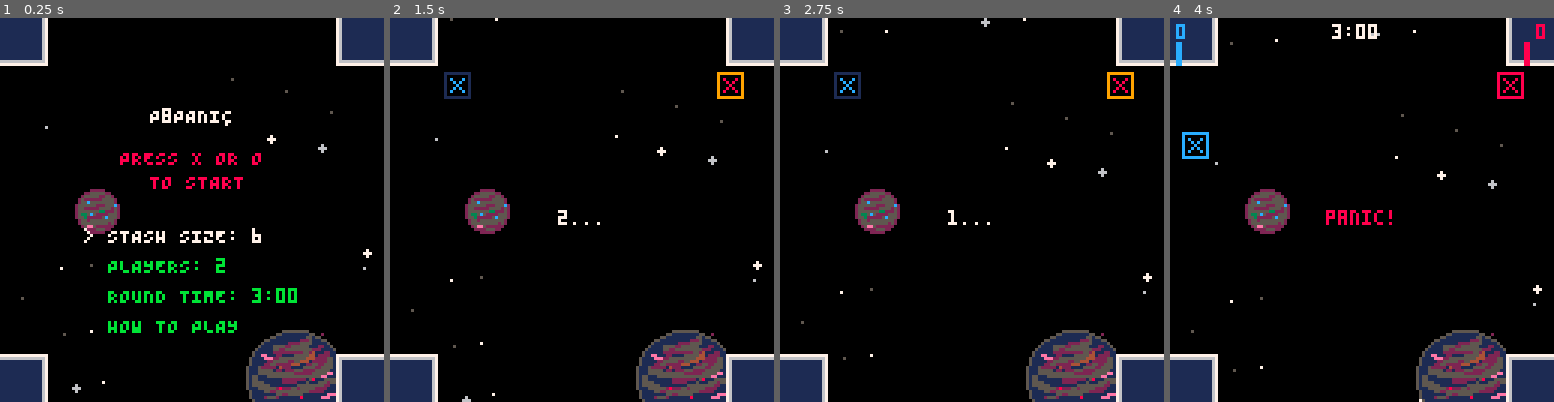
Above: before the commit, frames 1-4 (left to right).
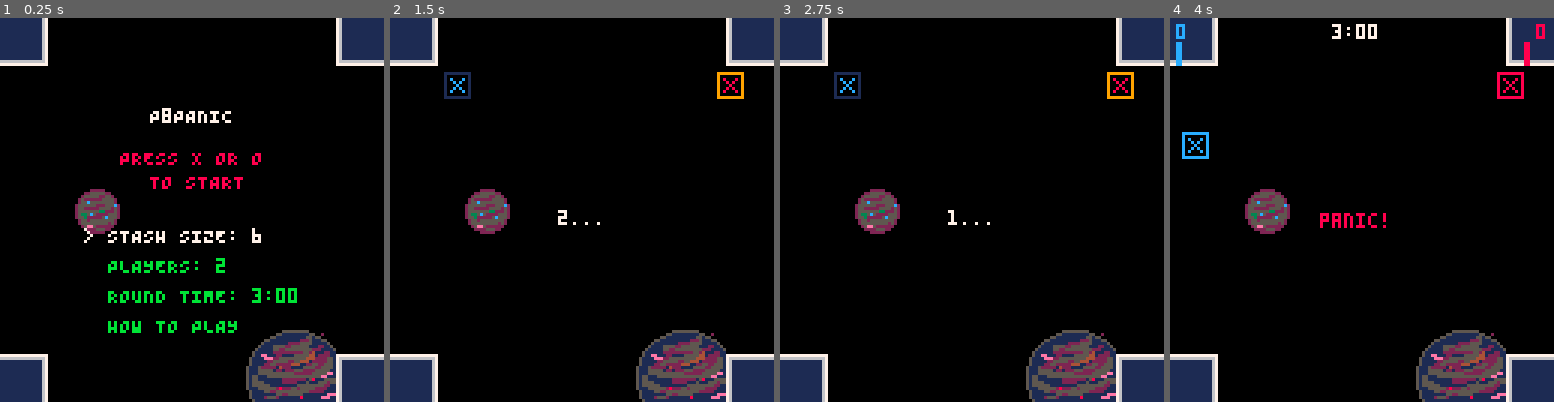
Above: after the commit, the same moments.

Repository: Arcadesys/p8panic
Game: PICO-8 cartridge p_8_panic.p8
The game is run twice, just before and just after one commit, with the same random seed, the same clock (stepped at 60 frames per second) and the same inputs.
Inputs:
- Up to frame 1 (0.25 s): no input
- Up to frame 2 (1.5 s): tap X (X key) at 0.33, 1.07 s; tap O (Z key) at 0.7 s
- Up to frame 3 (2.75 s): hold Right 1.6-2.1 s; tap O (Z key) at 1.7, 2.1, 2.5 s; tap X (X key) at 1.85 s; hold Up 2.15-2.42 s; hold Right from 2.47 s (still down)
- Up to frame 4 (4 s): tap O (Z key) at 2.9, 3.3, 3.7 s; tap X (X key) at 2.97 s; release Right at 3.03 s; hold Left 3.08-3.58 s; hold Down 3.63-3.97 s

The runs differ from the first frame. In frame 1, 0.2% of the frame differs, in the area x 5-97%, y 15-98%; in frame 2, 0.2%; in frame 3, 0.2%; in frame 4, 0.6%, in the area x 5-97%, y 3-100%.

Commit message:
Comment out starfield initialization and drawing functions

Diff:
--- a/p_8_panic.p8
+++ b/p_8_panic.p8
@@ -304,7 +304,7 @@
   if not player_manager.get_player_count then
      printh("ERROR: player_manager.get_player_count is NIL in _init()", true)
   end
-  init_starfield() -- Initialize stars once
+  -- init_starfield() -- Initialize stars once
   init_tutorial_data() -- Initialize tutorial data once at start
 end
 
@@ -395,7 +395,7 @@
   elseif current_game_state == GAME_STATE_TUTORIAL then -- New state update
     update_tutorial_state()
   end
-  update_starfield() -- Update starfield regardless of game state
+  -- update_starfield() -- Update starfield regardless of game state
 end
 
 function update_tutorial_state()
@@ -555,7 +555,7 @@
 
 function draw_tutorial_state()
   cls(0)
-  draw_starfield()
+  -- draw_starfield()
   map(0, 0, 0, 0, 16, 16,0) -- Optional: draw game map background
 
   if tutorial_pages_data[tutorial_page_current] then
@@ -593,7 +593,7 @@
 
 function _draw()
   cls(0)
-  draw_starfield() -- Assuming draw_starfield is defined elsewhere
+  -- draw_starfield() -- Assuming draw_starfield is defined elsewhere
   map(0, 0, 0, 0, 16, 16,0)
   if current_game_state == GAME_STATE_MENU then
     draw_menu_state()
--- a/src/0.init.lua
+++ b/src/0.init.lua
@@ -300,7 +300,7 @@
   if not player_manager.get_player_count then
      printh("ERROR: player_manager.get_player_count is NIL in _init()", true)
   end
-  init_starfield() -- Initialize stars once
+  -- init_starfield() -- Initialize stars once
   init_tutorial_data() -- Initialize tutorial data once at start
 end
 
@@ -391,7 +391,7 @@
   elseif current_game_state == GAME_STATE_TUTORIAL then -- New state update
     update_tutorial_state()
   end
-  update_starfield() -- Update starfield regardless of game state
+  -- update_starfield() -- Update starfield regardless of game state
 end
 
 function update_tutorial_state()
@@ -551,7 +551,7 @@
 
 function draw_tutorial_state()
   cls(0)
-  draw_starfield()
+  -- draw_starfield()
   map(0, 0, 0, 0, 16, 16,0) -- Optional: draw game map background
 
   if tutorial_pages_data[tutorial_page_current] then
@@ -589,7 +589,7 @@
 
 function _draw()
   cls(0)
-  draw_starfield() -- Assuming draw_starfield is defined elsewhere
+  -- draw_starfield() -- Assuming draw_starfield is defined elsewhere
   map(0, 0, 0, 0, 16, 16,0)
   if current_game_state == GAME_STATE_MENU then
     draw_menu_state()
